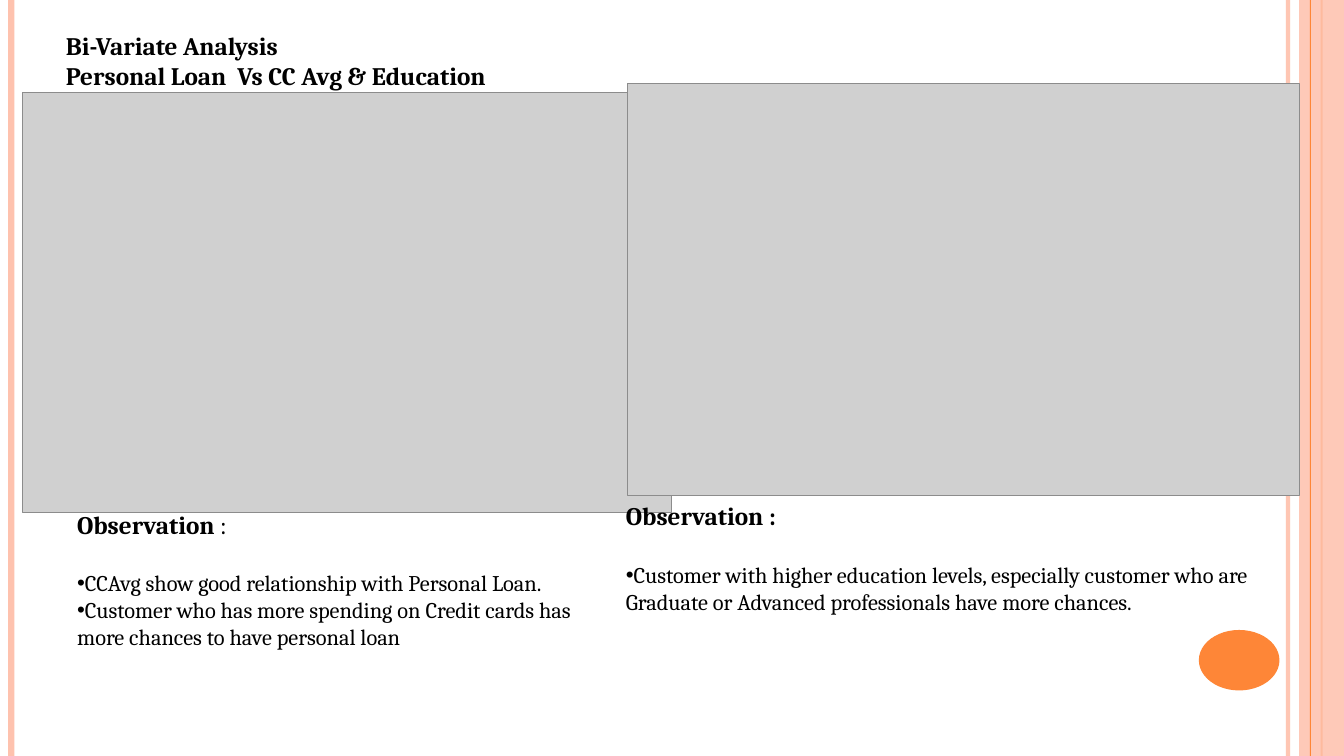
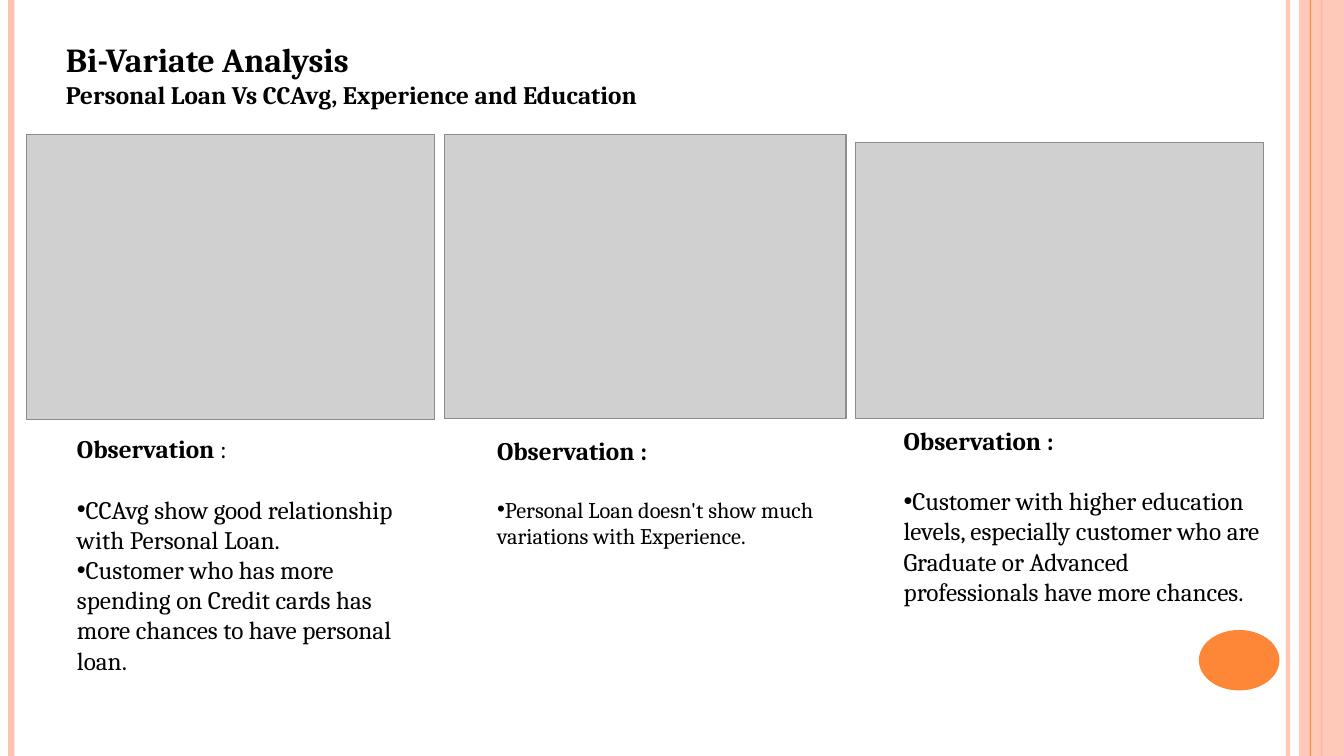
Before and after one commit to sachniv1023/final_project, a slide deck: slide 7 of Personal loan Campaign.pptx (slide 8 before the commit). Drawn at 1344x756 pixels with LibreOffice and Linux fonts; fonts in the diff are those of the drawing; grey boxes stand for pictures. Boxes give left, top, right and bottom in pixels: in the first picture for what was removed or moved away, otherwise in the second. Text is boxed around its words. In the diff, an @@ line names an element or a change of style, - is before the commit and + after.

Commit message:
ppt file

```diff
--- a/Personal loan Campaign.pptx
+++ b/Personal loan Campaign.pptx
@@ text "Bi-Variate Analysis": place and size @@
-text "Bi-Variate Analysis" at (66, 37, 486, 91)
+text "Bi-Variate Analysis" at (66, 48, 637, 110)
@@ text at (66, 48, 349, 80): size 18 to 24 pt in "Bi-Variate Analysis" @@
@@ text at (66, 86, 637, 110): text changed @@
-Personal Loan Vs CC Avg & Education
+Personal Loan Vs CCAvg, Experience and Education
@@ picture removed at (627, 84, 1299, 495) @@
@@ picture removed at (22, 93, 671, 513) @@
@@ picture added at (27, 134, 436, 419) @@
@@ picture added at (445, 134, 846, 418) @@
@@ picture added at (856, 143, 1263, 418) @@
@@ text "Observation :": place and size @@
-text "Observation :" at (77, 511, 571, 650)
+text "Observation :" at (77, 440, 393, 670)
@@ text added at (497, 442, 813, 549), 16 pt, text #000000 @@
+Observation :
+• Personal Loan doesn't show much variations with Experience.
@@ text "Observation :": place and size @@
-text "Observation :" at (626, 502, 1248, 615)
+text "Observation :" at (904, 432, 1260, 607)
@@ text at (77, 501, 393, 550): size 16 to 18 pt in "CCAvg show good relationship with Personal Loan." @@
@@ text at (904, 492, 1260, 607): size 16 to 18 pt in "Customer with higher education levels, especially customer ..." @@
@@ text at (77, 561, 391, 670): text changed; size 16 to 18 pt @@
-• Customer who has more spending on Credit cards has more chances to have personal loan
+• Customer who has more spending on Credit cards has more chances to have personal loan.
```
Also in this commit, not shown: 10 other slides changed, 1 slide removed.
